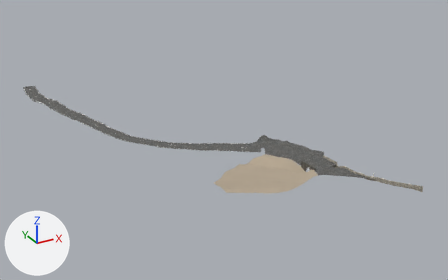
Renders of the glTF model acr-grand-caunet/modele/apercu/annexes.glb from each side of a commit.
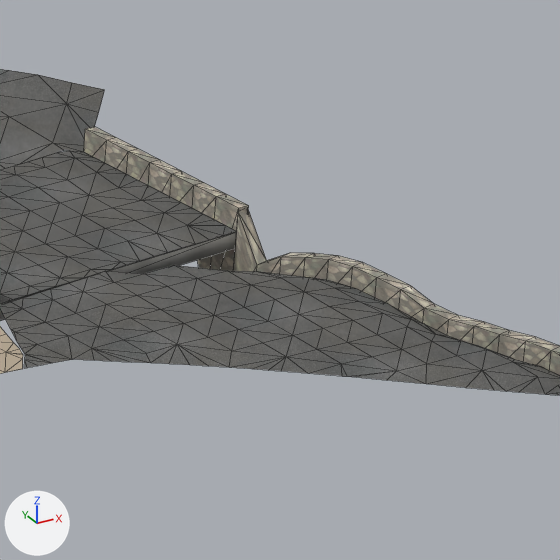
The first picture shows the older version from a camera (50 mm lens) standing at (-380.0, 2404.0, -63.0) and looking at (-277.0, 2592.0, -157.0). The close-ups show the older and then the newer version on the part from 70% to 81% of the width and 52% to 69% of the height of that picture. Only the edits that show in the close-ups are written down. Every picture has the same lights, and +X, +Y and +Z are marked at lower left. The close-ups show mesh edges as thin lines. Vertices at exactly the same position are counted once.

The first close-up shows 'enrobe_lion_d_or', 'parapets_pierre_lion_d_or', 'ponceau_lion_d_or', 'terre_plein_lion_d_or'.
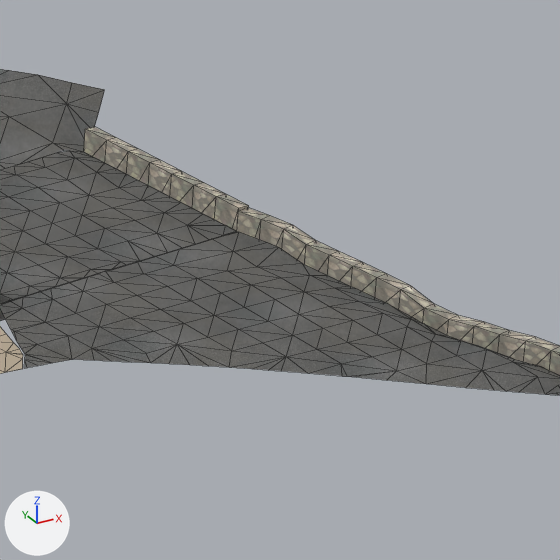
What differs and where, as boxes (x1, y1, x2, y2) in the close-ups (560 x 560 px; the box of a moved part takes in the faces that stretch with it):
part 1 of me_enrobe_lion_d_or, moved or reshaped
    before: (233, 271, 347, 292)
    after: (106, 231, 349, 292)
part 2 of me_parapets_pierre_lion_d_or, moved or reshaped
    before: (234, 210, 362, 283)
    after: (237, 208, 362, 281)
'ponceau_lion_d_or', unchanged, covered by the edit
    before: (0, 232, 237, 320)
    after: (0, 293, 33, 320)

What the commit changed:
me_enrobe_lion_d_or is used by ob_enrobe_lion_d_or; location (0.0, 0.0, 0.0).
me_enrobe_lion_d_or had 418 vertices, 574 faces and spanned x -279.8..-259.5, y 2527.5..2571.4, z -150.9..-148.1.
me_enrobe_lion_d_or now has 407 vertices, 563 faces and spans x -279.8..-259.5, y 2527.5..2570.9, z -150.6..-148.9.
me_enrobe_lion_d_or part 1: 5 vertices moved from x -264.5..-263.1, y 2540.2..2541.4, z -150.2..-149.3 to x -264.5..-263.1, y 2540.2..2541.4, z -149.3..-149.1; 9 vertices removed from x -267.1..-262.9, y 2539.4..2542.4, z -150.9..-149.3; 7 vertices added at x -267.1..-262.9, y 2539.4..2542.3, z -149.4..-149.2.
Other edits to the shape of me_enrobe_lion_d_or do not show in these pictures.
me_parapets_pierre_lion_d_or is used by ob_parapets_pierre_lion_d_or; location (0.0, 0.0, 0.0).
me_parapets_pierre_lion_d_or had 172 vertices, 332 faces and spanned x -263.8..-252.0, y 2516.2..2548.9, z -152.0..-148.1.
me_parapets_pierre_lion_d_or now has 172 vertices, 332 faces and spans x -263.8..-251.6, y 2516.6..2548.9, z -152.0..-148.1.
me_parapets_pierre_lion_d_or part 2: 8 of 172 vertices moved; they spanned x -263.4..-262.5, y 2539.4..2541.7, z -149.9..-148.9 and now span x -263.4..-262.5, y 2539.4..2541.7, z -148.8..-148.6; mean shift (0.0, 0.0, 0.7); largest move (-263.0, 2541.7, -149.9) -> (-263.0, 2541.7, -148.6).
Other edits to the shape of me_parapets_pierre_lion_d_or do not show in these pictures.
